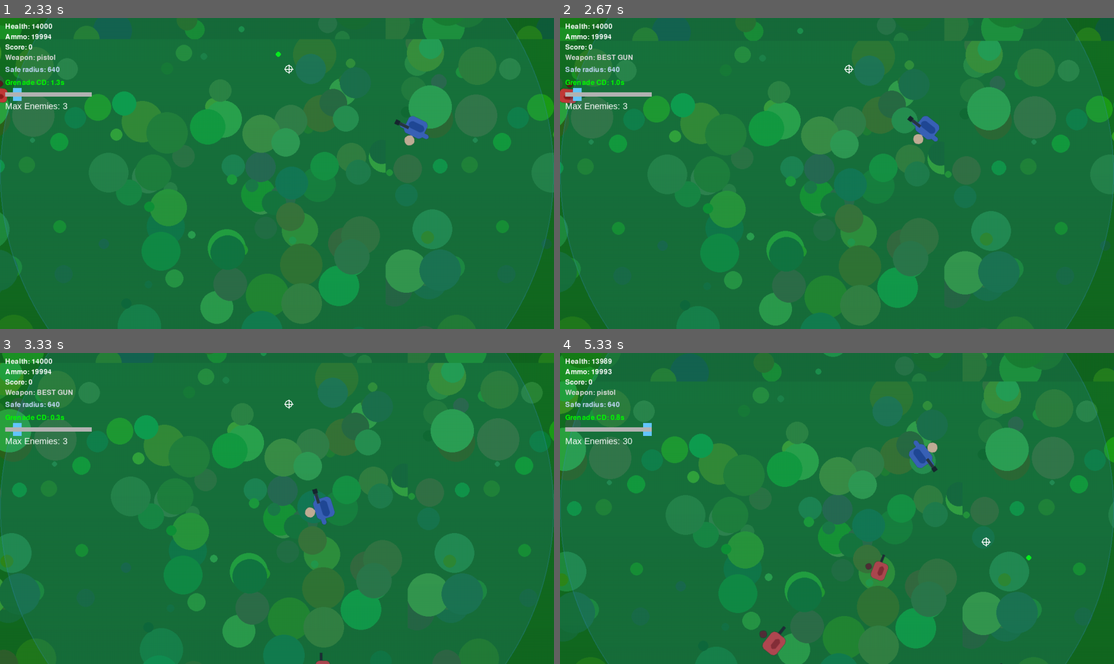
Above: before the commit, frames 1-4 (two rows, left to right).
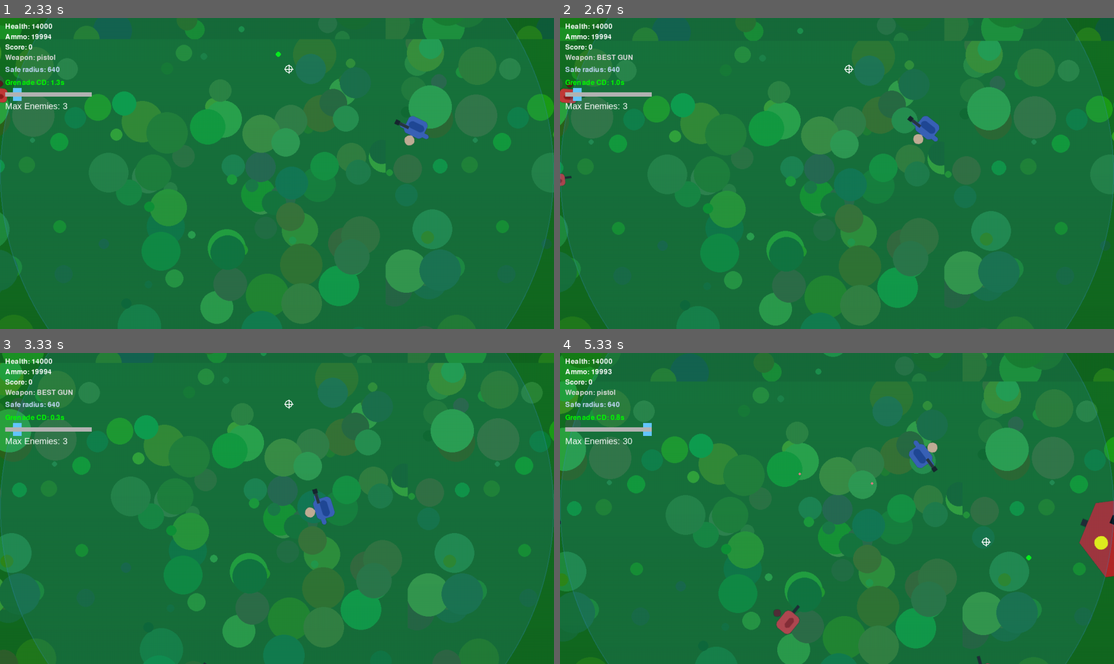
Above: after the commit, the same moments.

Repository: SAYANSAMANTA2005/pygames
Game: pygame game, started from freefire3.py
Same seed, same stepped clock (60 frames per second), same inputs: the game is played once before the commit and once after it.
Inputs (mouse positions are in pixels of both pictures, inside the frame that each line leads up to):
- Up to frame 1 (2.33 s): press the mouse at (254, 185) at 0.37 s; move the mouse to (354, 176) at 0.47 s; release the mouse at (454, 164) at 0.6 s; hold Right 0.67-1.13 s; press the mouse at (254, 185) at 1.2 s; move the mouse to (271, 126) at 1.3 s; release the mouse at (288, 67) at 1.43 s; hold Up 1.5-1.8 s; tap G at 1.65 s; hold Right 1.83-2.3 s; tap 2 at 1.98 s
- Up to frame 2 (2.67 s): hold Left from 2.33 s (still down); tap 3 at 2.48 s
- Up to frame 3 (3.33 s): release Left at 2.87 s; hold Down 2.9-3.2 s; tap G at 3.05 s; hold Left from 3.23 s (still down)
- Up to frame 4 (5.33 s): tap 2 at 3.38, 4.55 s; release Left at 3.63 s; press the mouse at (576, 430) at 3.7 s; move the mouse to (781, 483) at 3.8 s; release the mouse at (986, 542) at 3.93 s; hold Up 4-4.37 s; tap G at 4.15 s; hold Right 4.4-5.03 s; tap A at 5.07 s

Frame 1 is identical in both runs. In frame 2, less than 0.1% of the frame differs, in the area x 0-3%, y 50-55%; in frame 3, less than 0.1%; in frame 4, 1.8%, in the area x 0-100%, y 1-100%.

Commit message:
Add files via upload

Diff:
--- a/freefire3.py
+++ b/freefire3.py
@@ -34,7 +34,8 @@
 
 # GEANADE
 GRANADE_EXPLOSION_RADIOUS=1000
-
+# Boss settings
+BOSS_APPERENCE_DURATION=2
 # ---------- UTIL: procedural art ----------
 def make_player_surface(size=96):
     w, h = size, size
@@ -190,6 +191,59 @@
             direction = direction.normalize()
             b = Bullet(self.pos.x + direction.x*10, self.pos.y + direction.y*10, direction, ENEMY_BULLET_SPEED, random.randint(6,12), 'enemy')
             bullets_group.add(b)
+class Boss(Enemy):
+    def __init__(self, surf, x, y):
+        super().__init__(surf, x, y)
+        self.orig = pygame.transform.smoothscale(surf, (200, 200))
+        #
+        self.size = 200
+        pygame.draw.polygon(
+            self.orig,
+            (180, 40, 40),
+            [
+                (self.size*0.5, 0),
+                (self.size*0.93, self.size*0.25),
+                (self.size*0.93, self.size*0.75),
+                (self.size*0.5, self.size),
+                (self.size*0.07, self.size*0.75),
+                (self.size*0.07, self.size*0.25)
+            ]
+        )
+        pygame.draw.circle(self.orig, (255, 255, 0), (int(self.size*0.3), int(self.size*0.35)), int(self.size*0.08))
+        pygame.draw.circle(self.orig, (255, 255, 0), (int(self.size*0.7), int(self.size*0.35)), int(self.size*0.08))
+        # Mouth: black rectangle
+        pygame.draw.rect(self.orig, (0,0,0), (self.size*0.3, self.size*0.6, self.size*0.4, self.size*0.1))
+
+        #
+        self.image = self.orig.copy()
+        self.rect = self.image.get_rect(center=(x, y))
+        self.pos = Vector2(self.rect.center)
+        self.speed = 60
+        self.health = 800 + random.randint(-50, 50)  # Boss HP
+        self.fire_timer = 2.0  # slower fire
+        self.special_timer = 5.0  # special attack cooldown
+
+    def update(self, dt, player, bullets_group):
+        super().update(dt, player, bullets_group)
+        # Boss special attack
+        self.special_timer -= dt
+        if self.special_timer <= 0:
+            self.special_timer = random.uniform(4, 7)
+            self.special_attack(player, bullets_group)
+
+    def special_attack(self, player, bullets_group):
+        # Shoot 3 bullets in spread toward player
+        direction = (player.pos - self.pos).normalize()
+        angles = [-15, 0, 15]  # degrees spread
+        for ang in angles:
+            rad = math.radians(ang)
+            rotated = Vector2(
+                direction.x * math.cos(rad) - direction.y * math.sin(rad),
+                direction.x * math.sin(rad) + direction.y * math.cos(rad)
+            )
+            b = Bullet(self.pos.x + rotated.x*20, self.pos.y + rotated.y*20, rotated, ENEMY_BULLET_SPEED, 25, 'enemy')
+            bullets_group.add(b)
+
 class Explosion(pygame.sprite.Sprite):
     def __init__(self, pos, radius):
         super().__init__()
@@ -273,6 +327,7 @@
 
 # ---------- MAIN ----------
 def main():
+    wave_counter = 0
     pygame.init()
     screen = pygame.display.set_mode((SCREEN_W, SCREEN_H))
     pygame.display.set_caption("FreeFire-like (Procedural Art, Offline)")
@@ -391,6 +446,16 @@
             spawn_timer -= dt
             if spawn_timer <= 0:
                 spawn_timer = max(0.75 - (player.score * 0.0015), 0.28)
+                #
+                wave_counter += 1
+
+    # Every 5th wave spawn a boss
+                if wave_counter % BOSS_APPERENCE_DURATION == 0:
+                   x = random.choice([-200, SCREEN_W+200])
+                   y = random.randint(0, SCREEN_H)
+                   boss = Boss(enemy_surf, x, y)
+                   enemies.add(boss)
+                #
                 side = random.choice(['top','bottom','left','right'])
                 if side == 'top':
                     x = random.randint(0, SCREEN_W); y = -60
@@ -406,12 +471,16 @@
 
             # update enemies
             for e in list(enemies):
-                e.update(dt, player, bullets)
-                if e.health <= 0:
+             e.update(dt, player, bullets)
+             if e.health <= 0:
+                if isinstance(e, Boss):
+                       player.score += 200  # high reward
+                else:
+                    player.score += 10
                     if random.random() < 0.33:
                         pickups.add(Pickup(random.choice(['health','ammo']), e.pos.x, e.pos.y))
-                    e.kill()
-                    player.score += 10
+                e.kill()
+
 
             bullets.update(dt)
 
